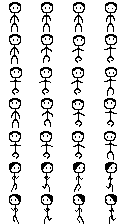
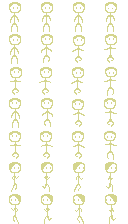
Two versions of the same layered image (128 x 224). Layer-by-layer changes:
painted on "Layer 3" over [9, 2, 117, 224]
removed layer "Layer 2" over [9, 2, 117, 224]
